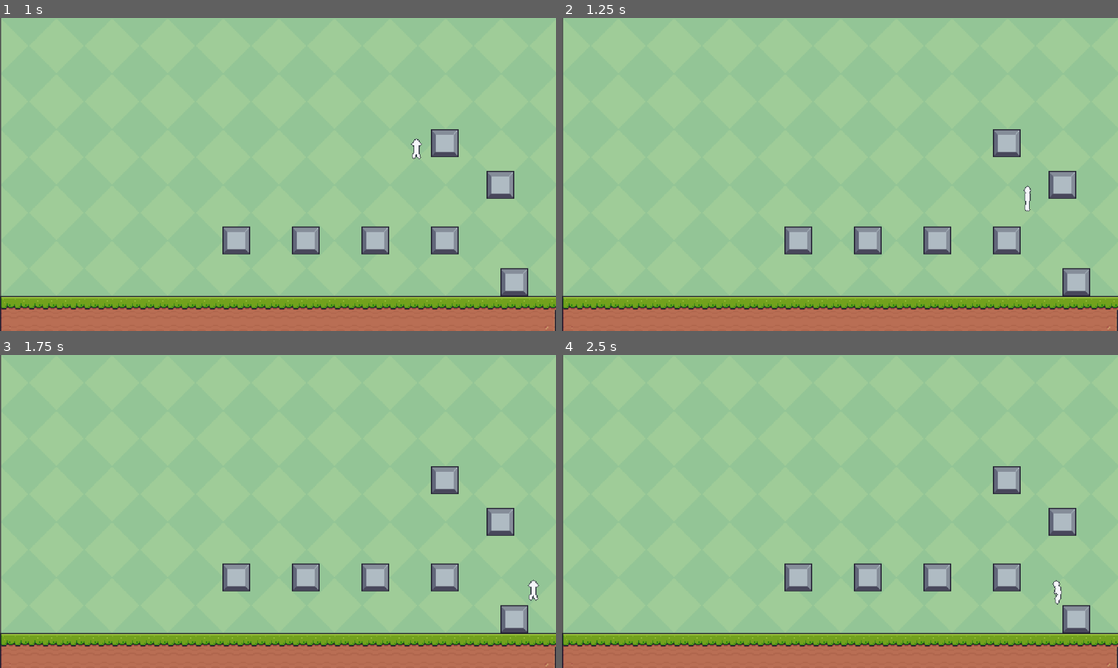
Above: before the commit, frames 1-4 (two rows, left to right).
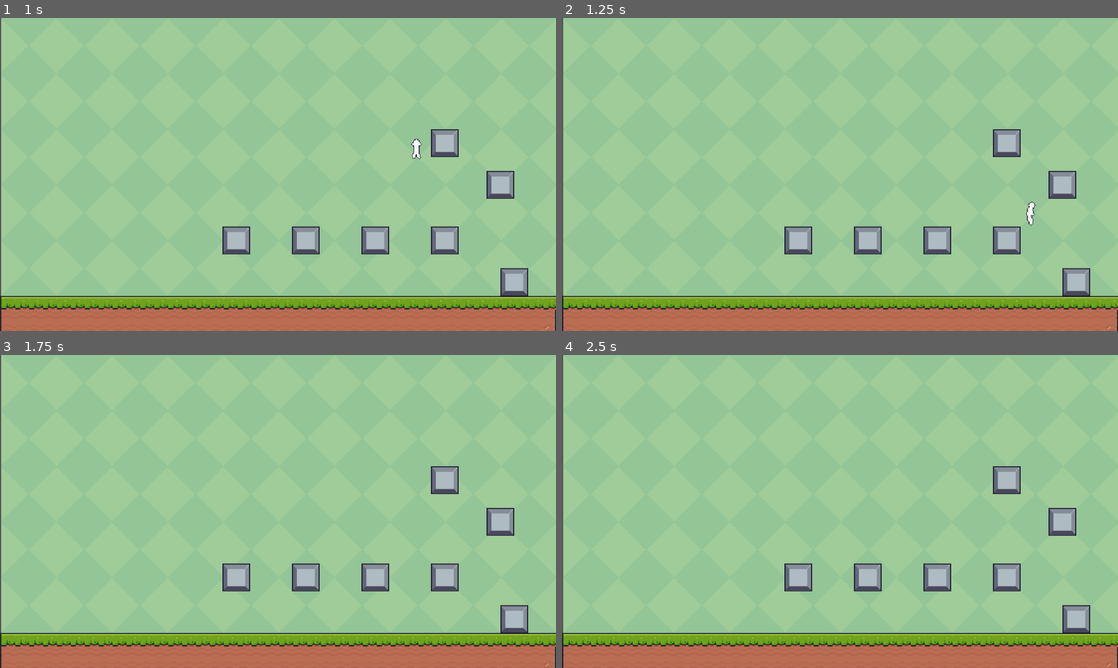
Above: after the commit, the same moments.

Repository: muratbas/time-is-up
Game: Godot game, scene res://Assets/Scenes/main.tscn
Two runs of this game, one before a commit and one after it. Both use one fixed random seed, a clock stepped at 60 frames per second and the inputs below.
Inputs:
- Up to frame 1 (1 s): hold D (right, bound only before the commit) from 0.53 s (still down); tap W (jump, bound only before the commit) at 0.6, 0.77 s
- Up to frame 2 (1.25 s): keep holding D (right, bound only before the commit); tap W (jump, bound only before the commit) at 1.07 s
- Up to frame 3 (1.75 s): keep holding D (right, bound only before the commit); tap W (jump, bound only before the commit) at 1.35, 1.52 s
- Up to frame 4 (2.5 s): tap W (jump, bound only before the commit) at 1.82, 2.1 s; tap Enter at 2 s; release D (right, bound only before the commit) at 2.03 s; hold A (left, bound only before the commit) from 2.03 s (still down)

Frame 1 is identical in both runs. In frame 2, 0.2% of the frame differs, in the area x 83-86%, y 53-67%; in frame 3, less than 0.1%; in frame 4, less than 0.1%.

Commit message:
mainmenuv1

Diff:
--- a/Assets/Scenes/Char/player.tscn
+++ b/Assets/Scenes/Char/player.tscn
@@ -2,6 +2,7 @@
 
 [ext_resource type="Script" uid="uid://d4a7oy4up4d20" path="res://Assets/Scripts/player.gd" id="1_ibqoo"]
 [ext_resource type="Texture2D" uid="uid://3exc0eip7ggt" path="res://Assets/Sprites/char/karakterspritesheet.png" id="2_ibqoo"]
+[ext_resource type="Texture2D" uid="uid://bw0yvi70670la" path="res://Assets/Sprites/items/tntsprite.png" id="3_71wdy"]
 
 [sub_resource type="AtlasTexture" id="AtlasTexture_71wdy"]
 atlas = ExtResource("2_ibqoo")
@@ -214,20 +215,51 @@
 [sub_resource type="CapsuleShape2D" id="CapsuleShape2D_ibqoo"]
 radius = 9.0
 
+[sub_resource type="AtlasTexture" id="AtlasTexture_mlk2r"]
+atlas = ExtResource("3_71wdy")
+region = Rect2(0, 0, 32, 32)
+
+[sub_resource type="AtlasTexture" id="AtlasTexture_k55ld"]
+atlas = ExtResource("3_71wdy")
+region = Rect2(32, 0, 32, 32)
+
+[sub_resource type="SpriteFrames" id="SpriteFrames_wvor5"]
+animations = [{
+"frames": [{
+"duration": 1.0,
+"texture": SubResource("AtlasTexture_mlk2r")
+}, {
+"duration": 1.0,
+"texture": SubResource("AtlasTexture_k55ld")
+}],
+"loop": true,
+"name": &"TNT",
+"speed": 10.0
+}]
+
 [node name="player" type="CharacterBody2D" unique_id=551959532]
 script = ExtResource("1_ibqoo")
 
 [node name="AnimatedSprite2D" type="AnimatedSprite2D" parent="." unique_id=865814971]
 texture_filter = 1
 sprite_frames = SubResource("SpriteFrames_mlk2r")
-animation = &"jump"
+animation = &"tagidle"
 autoplay = "idle"
-frame_progress = 0.09818022
 
 [node name="CollisionShape2D" type="CollisionShape2D" parent="." unique_id=1423131883]
 position = Vector2(0, 1)
 shape = SubResource("CapsuleShape2D_ibqoo")
 
 [node name="CoyoteTimer" type="Timer" parent="." unique_id=521657932]
-wait_time = 0.15
+wait_time = 0.1
 one_shot = true
+
+[node name="Marker2D" type="Marker2D" parent="." unique_id=436295585]
+visible = false
+
+[node name="AnimatedSprite2D" type="AnimatedSprite2D" parent="Marker2D" unique_id=422031226]
+position = Vector2(2, -21)
+scale = Vector2(0.65625, 0.6875)
+sprite_frames = SubResource("SpriteFrames_wvor5")
+animation = &"TNT"
+frame_progress = 0.7324926
--- /dev/null
+++ b/Assets/Scenes/Menu/main_menu.tscn
@@ -0,0 +1,64 @@
+[gd_scene format=3 uid="uid://bb0oljg8x4cnh"]
+
+[ext_resource type="Script" uid="uid://cc0oemfpmb0lk" path="res://Assets/Scripts/main_menu.gd" id="1_cuhuu"]
+[ext_resource type="Texture2D" uid="uid://bucus8ssfwgsg" path="res://Assets/Sprites/maps/testarena.png" id="1_dy04a"]
+
+[sub_resource type="LabelSettings" id="LabelSettings_cuhuu"]
+outline_size = 2
+outline_color = Color(0.8869256, 0.6134455, 0.79449666, 1)
+shadow_size = 19
+shadow_color = Color(0.52, 0.52, 0.52, 1)
+
+[node name="MainMenu" type="Control" unique_id=377273684]
+layout_mode = 3
+anchors_preset = 15
+anchor_right = 1.0
+anchor_bottom = 1.0
+grow_horizontal = 2
+grow_vertical = 2
+script = ExtResource("1_cuhuu")
+
+[node name="Background" type="TextureRect" parent="." unique_id=210163506]
+layout_mode = 0
+offset_right = 40.0
+offset_bottom = 40.0
+texture = ExtResource("1_dy04a")
+
+[node name="Title" type="Label" parent="." unique_id=1961790100]
+layout_mode = 0
+offset_left = 278.0
+offset_top = 97.0
+offset_right = 364.0
+offset_bottom = 120.0
+text = "TIME IS UP!"
+label_settings = SubResource("LabelSettings_cuhuu")
+
+[node name="menubuttons" type="VBoxContainer" parent="." unique_id=1510427431]
+layout_mode = 1
+anchors_preset = 8
+anchor_left = 0.5
+anchor_top = 0.5
+anchor_right = 0.5
+anchor_bottom = 0.5
+offset_left = -43.5
+offset_top = -50.5
+offset_right = 43.5
+offset_bottom = 50.5
+grow_horizontal = 2
+grow_vertical = 2
+
+[node name="Play" type="Button" parent="menubuttons" unique_id=1810674089]
+layout_mode = 2
+text = "Yeni Oyun"
+
+[node name="Options" type="Button" parent="menubuttons" unique_id=627719126]
+layout_mode = 2
+text = "Ayarlar"
+
+[node name="Quit" type="Button" parent="menubuttons" unique_id=848115044]
+layout_mode = 2
+text = "Çıkış"
+
+[connection signal="pressed" from="menubuttons/Play" to="." method="_on_play_pressed"]
+[connection signal="pressed" from="menubuttons/Options" to="." method="_on_options_pressed"]
+[connection signal="pressed" from="menubuttons/Quit" to="." method="_on_quit_pressed"]
--- /dev/null
+++ b/Assets/Scripts/main_menu.gd
@@ -0,0 +1,34 @@
+extends Control
+
+func _ready():
+	# Menü açıldığında Play butonuna otomatik odaklan (Gamepad/Klavye ile menüde gezmek için şarttır)
+	$menubuttons/Play.grab_focus()
+
+# --- SİNYALLER (BUTON TIKLAMALARI) ---
+
+func _on_play_button_pressed():
+	# OYNA butonuna basılınca çalışır
+	print("Oyuna Giriliyor...")
+	# 'main.tscn' senin asıl oyun sahnendir, buraya kendi sahne adını yazmalısın.
+	get_tree().change_scene_to_file("res://main.tscn")
+
+func _on_options_button_pressed():
+	# AYARLAR butonuna basılınca çalışır
+	print("Ayarlar menüsü henüz yapım aşamasında!")
+	# İleride buraya yeni bir ayarlar sahnesi açma kodu ekleyeceğiz.
+
+func _on_quit_button_pressed():
+	# ÇIKIŞ butonuna basılınca çalışır
+	print("Oyundan çıkılıyor...")
+	get_tree().quit()
+
+func _on_play_pressed() -> void:
+	pass # Replace with function body.
+
+
+func _on_options_pressed() -> void:
+	pass # Replace with function body.
+
+
+func _on_quit_pressed() -> void:
+	pass # Replace with function body.
--- a/Assets/Scripts/player.gd
+++ b/Assets/Scripts/player.gd
@@ -2,15 +2,22 @@
 @onready var animated_sprite_2d = $AnimatedSprite2D
 @onready var coyote_timer = $CoyoteTimer
 
+@export var player_id: int = 1
+
 const SPEED = 280.0
 const JUMP_VELOCITY = -600.0 # h = v²/(2g) → ~72px with gravity 2500
 const JUMP_CUT_MULTIPLIER = 0.35 # Lower = shorter tap jump, higher = closer to full jump
-const MAX_JUMPS = 2
+const MAX_JUMPS = 1
 
 var jumps_remaining = MAX_JUMPS
 
 
 func _physics_process(delta: float) -> void:
+	# Build input action names from player_id (e.g. "p1_left", "p2_jump")
+	var action_left  = "p" + str(player_id) + "_left"
+	var action_right = "p" + str(player_id) + "_right"
+	var action_jump  = "p" + str(player_id) + "_jump"
+
 	# Store floor state BEFORE move_and_slide
 	var was_on_floor = is_on_floor()
 
@@ -37,7 +44,7 @@
 		velocity += get_gravity() * delta
 
 	# Handle jump — allow jump on floor, coyote window, or if double jump available
-	if Input.is_action_just_pressed("jump"):
+	if Input.is_action_just_pressed(action_jump):
 		var coyote_available = not coyote_timer.is_stopped()
 
 		if is_on_floor() or coyote_available:
@@ -50,11 +57,11 @@
 			jumps_remaining -= 1
 
 	# Cut jump short when button released early (variable height jump)
-	if Input.is_action_just_released("jump") and velocity.y < 0:
+	if Input.is_action_just_released(action_jump) and velocity.y < 0:
 		velocity.y *= JUMP_CUT_MULTIPLIER
 
 	# Get the input direction and handle the movement/deceleration.
-	var direction := Input.get_axis("left", "right")
+	var direction := Input.get_axis(action_left, action_right)
 	if direction:
 		velocity.x = direction * SPEED
 	else:
--- a/project.godot
+++ b/project.godot
@@ -29,27 +29,107 @@
 
 [input]
 
-left={
+p1_left={
+"deadzone": 0.2,
+"events": [Object(InputEventKey,"resource_local_to_scene":false,"resource_name":"","device":-1,"window_id":0,"alt_pressed":false,"shift_pressed":false,"ctrl_pressed":false,"meta_pressed":false,"pressed":false,"keycode":0,"physical_keycode":65,"key_label":0,"unicode":97,"location":0,"echo":false,"script":null)
+]
+}
+p1_right={
+"deadzone": 0.2,
+"events": [Object(InputEventKey,"resource_local_to_scene":false,"resource_name":"","device":-1,"window_id":0,"alt_pressed":false,"shift_pressed":false,"ctrl_pressed":false,"meta_pressed":false,"pressed":false,"keycode":0,"physical_keycode":68,"key_label":0,"unicode":100,"location":0,"echo":false,"script":null)
+]
+}
+p1_jump={
+"deadzone": 0.2,
+"events": [Object(InputEventKey,"resource_local_to_scene":false,"resource_name":"","device":-1,"window_id":0,"alt_pressed":false,"shift_pressed":false,"ctrl_pressed":false,"meta_pressed":false,"pressed":false,"keycode":0,"physical_keycode":87,"key_label":0,"unicode":119,"location":0,"echo":false,"script":null)
+]
+}
+p1_punch={
+"deadzone": 0.2,
+"events": [Object(InputEventKey,"resource_local_to_scene":false,"resource_name":"","device":-1,"window_id":0,"alt_pressed":false,"shift_pressed":false,"ctrl_pressed":false,"meta_pressed":false,"pressed":false,"keycode":0,"physical_keycode":32,"key_label":0,"unicode":32,"location":0,"echo":false,"script":null)
+]
+}
+p2_left={
 "deadzone": 0.2,
 "events": [Object(InputEventKey,"resource_local_to_scene":false,"resource_name":"","device":-1,"window_id":0,"alt_press …(191 unchanged characters)…
 , Object(InputEventKey,"resource_local_to_scene":false,"resource_name":"","device":-1,"window_id":0,"alt_pressed":false …(186 unchanged characters)…
 ]
 }
-right={
+p2_right={
 "deadzone": 0.2,
 "events": [Object(InputEventKey,"resource_local_to_scene":false,"resource_name":"","device":-1,"window_id":0,"alt_press …(192 unchanged characters)…
 , Object(InputEventKey,"resource_local_to_scene":false,"resource_name":"","device":-1,"window_id":0,"alt_pressed":false …(186 unchanged characters)…
 ]
 }
-jump={
+p2_jump={
 "deadzone": 0.2,
 "events": [Object(InputEventKey,"resource_local_to_scene":false,"resource_name":"","device":-1,"window_id":0,"alt_press …(192 unchanged characters)…
-, Object(InputEventKey,"resource_local_to_scene":false,"reso …(131 unchanged characters)… d":false,"keycode":0,"physical_keycode":32,"key_label":0,"unicode":32,"location":0,"echo":false,"script":null)
+, Object(InputEventKey,"resource_local_to_scene":false,"reso …(131 unchanged characters)… d":false,"keycode":0,"physical_keycode":4194320,"key_label":0,"unicode":0,"location":0,"echo":false,"script":null)
 ]
 }
-down={
+p2_punch={
 "deadzone": 0.2,
-"events": [Object(InputEventKey,"resource_local_to_scene":fa …(140 unchanged characters)… d":false,"keycode":0,"physical_keycode":83,"key_label":0,"unicode":115,"location":0,"echo":false,"script":null)
+"events": [Object(InputEventKey,"resource_local_to_scene":fa …(140 unchanged characters)… d":false,"keycode":0,"physical_keycode":32,"key_label":0,"unicode":32,"location":0,"echo":false,"script":null)
+]
+}
+p3_left={
+"deadzone": 0.2,
+"events": [Object(InputEventKey,"resource_local_to_scene":false,"resource_name":"","device":-1,"window_id":0,"alt_pressed":false,"shift_pressed":false,"ctrl_pressed":false,"meta_pressed":false,"pressed":false,"keycode":0,"physical_keycode":65,"key_label":0,"unicode":97,"location":0,"echo":false,"script":null)
+]
+}
+p3_right={
+"deadzone": 0.2,
+"events": [Object(InputEventKey,"resource_local_to_scene":false,"resource_name":"","device":-1,"window_id":0,"alt_pressed":false,"shift_pressed":false,"ctrl_pressed":false,"meta_pressed":false,"pressed":false,"keycode":0,"physical_keycode":68,"key_label":0,"unicode":100,"location":0,"echo":false,"script":null)
+]
+}
+p3_jump={
+"deadzone": 0.2,
+"events": [Object(InputEventKey,"resource_local_to_scene":false,"resource_name":"","device":-1,"window_id":0,"alt_pressed":false,"shift_pressed":false,"ctrl_pressed":false,"meta_pressed":false,"pressed":false,"keycode":0,"physical_keycode":87,"key_label":0,"unicode":119,"location":0,"echo":false,"script":null)
+]
+}
+p3_punch={
+"deadzone": 0.2,
+"events": [Object(InputEventKey,"resource_local_to_scene":false,"resource_name":"","device":-1,"window_id":0,"alt_pressed":false,"shift_pressed":false,"ctrl_pressed":false,"meta_pressed":false,"pressed":false,"keycode":0,"physical_keycode":32,"key_label":0,"unicode":32,"location":0,"echo":false,"script":null)
+]
+}
+p4_left={
+"deadzone": 0.2,
+"events": [Object(InputEventKey,"resource_local_to_scene":false,"resource_name":"","device":-1,"window_id":0,"alt_pressed":false,"shift_pressed":false,"ctrl_pressed":false,"meta_pressed":false,"pressed":false,"keycode":0,"physical_keycode":65,"key_label":0,"unicode":97,"location":0,"echo":false,"script":null)
+]
+}
+p4_right={
+"deadzone": 0.2,
+"events": [Object(InputEventKey,"resource_local_to_scene":false,"resource_name":"","device":-1,"window_id":0,"alt_pressed":false,"shift_pressed":false,"ctrl_pressed":false,"meta_pressed":false,"pressed":false,"keycode":0,"physical_keycode":68,"key_label":0,"unicode":100,"location":0,"echo":false,"script":null)
+]
+}
+p4_jump={
+"deadzone": 0.2,
+"events": [Object(InputEventKey,"resource_local_to_scene":false,"resource_name":"","device":-1,"window_id":0,"alt_pressed":false,"shift_pressed":false,"ctrl_pressed":false,"meta_pressed":false,"pressed":false,"keycode":0,"physical_keycode":87,"key_label":0,"unicode":119,"location":0,"echo":false,"script":null)
+]
+}
+p4_punch={
+"deadzone": 0.2,
+"events": [Object(InputEventKey,"resource_local_to_scene":false,"resource_name":"","device":-1,"window_id":0,"alt_pressed":false,"shift_pressed":false,"ctrl_pressed":false,"meta_pressed":false,"pressed":false,"keycode":0,"physical_keycode":32,"key_label":0,"unicode":32,"location":0,"echo":false,"script":null)
+]
+}
+p5_left={
+"deadzone": 0.2,
+"events": [Object(InputEventKey,"resource_local_to_scene":false,"resource_name":"","device":-1,"window_id":0,"alt_pressed":false,"shift_pressed":false,"ctrl_pressed":false,"meta_pressed":false,"pressed":false,"keycode":0,"physical_keycode":65,"key_label":0,"unicode":97,"location":0,"echo":false,"script":null)
+]
+}
+p5_right={
+"deadzone": 0.2,
+"events": [Object(InputEventKey,"resource_local_to_scene":false,"resource_name":"","device":-1,"window_id":0,"alt_pressed":false,"shift_pressed":false,"ctrl_pressed":false,"meta_pressed":false,"pressed":false,"keycode":0,"physical_keycode":68,"key_label":0,"unicode":100,"location":0,"echo":false,"script":null)
+]
+}
+p5_jump={
+"deadzone": 0.2,
+"events": [Object(InputEventKey,"resource_local_to_scene":false,"resource_name":"","device":-1,"window_id":0,"alt_pressed":false,"shift_pressed":false,"ctrl_pressed":false,"meta_pressed":false,"pressed":false,"keycode":0,"physical_keycode":87,"key_label":0,"unicode":119,"location":0,"echo":false,"script":null)
+]
+}
+p5_punch={
+"deadzone": 0.2,
+"events": [Object(InputEventKey,"resource_local_to_scene":false,"resource_name":"","device":-1,"window_id":0,"alt_pressed":false,"shift_pressed":false,"ctrl_pressed":false,"meta_pressed":false,"pressed":false,"keycode":0,"physical_keycode":32,"key_label":0,"unicode":32,"location":0,"echo":false,"script":null)
 ]
 }
 
Not shown, added: Assets/Scripts/main_menu.gd.uid
Binary file added: Assets/Sprites/items/tntsprite.png
Not shown, added: Assets/Sprites/items/tntsprite.png.import
Binary file added: Assets/Sprites/maps/testarena.png
Not shown, added: Assets/Sprites/maps/testarena.png.import
